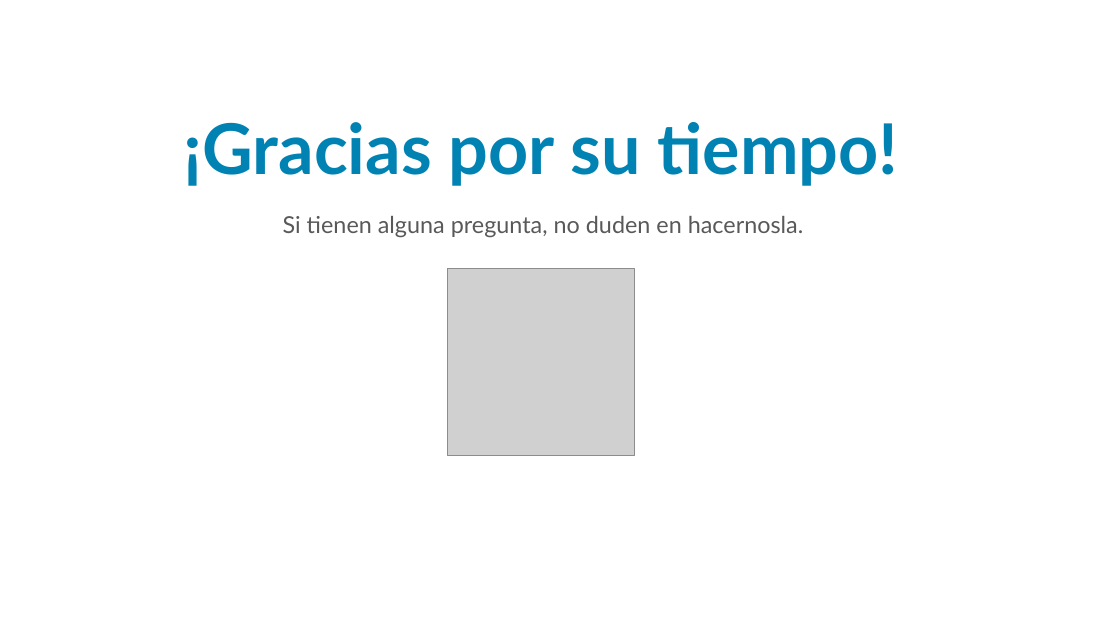
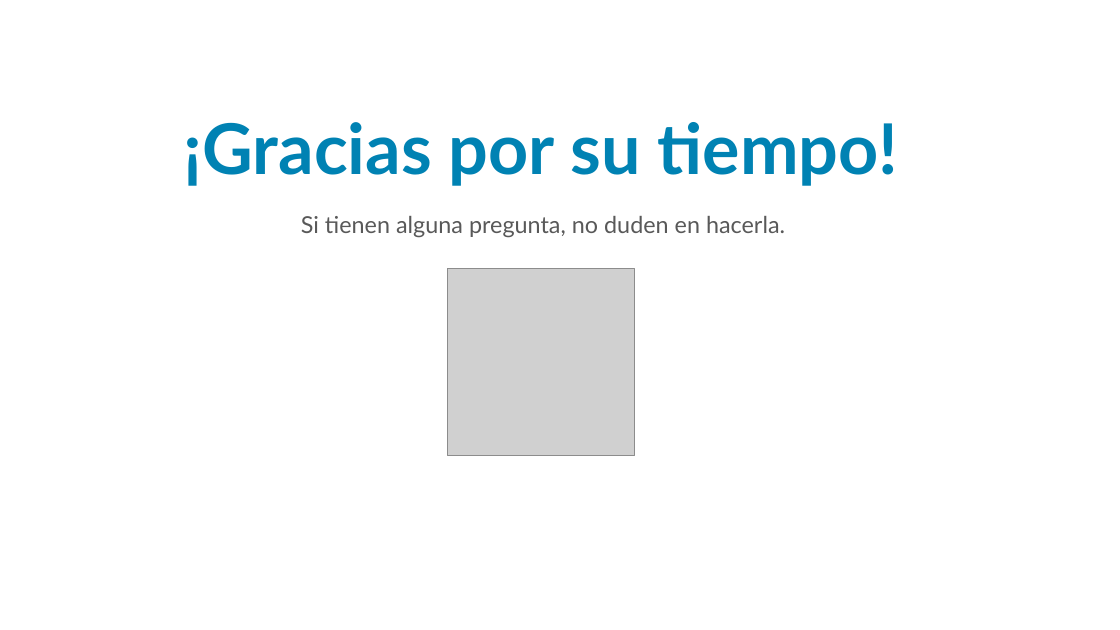
Before and after one commit to Omitg24/IPS2022-PL71, a slide deck: slide 8 of doc/IPS2022-PL71-Presentacion.pptx. Drawn at 1120x630 pixels with LibreOffice and Linux fonts; fonts in the diff are those of the drawing; grey boxes stand for pictures; background and template pictures are left out. Boxes give left, top, right and bottom in pixels: in the first picture for what was removed or moved away, otherwise in the second. Text is boxed around its words. In the diff, an @@ line names an element or a change of style, - is before the commit and + after.

```diff
--- a/doc/IPS2022-PL71-Presentacion.pptx
+++ b/doc/IPS2022-PL71-Presentacion.pptx
@@ text at bbox=[301, 216, 785, 238]: text changed @@
-Si tienen alguna pregunta, no duden en hacernosla.
+Si tienen alguna pregunta, no duden en hacerla.
```
Also in this commit, not shown: 1 other file.
